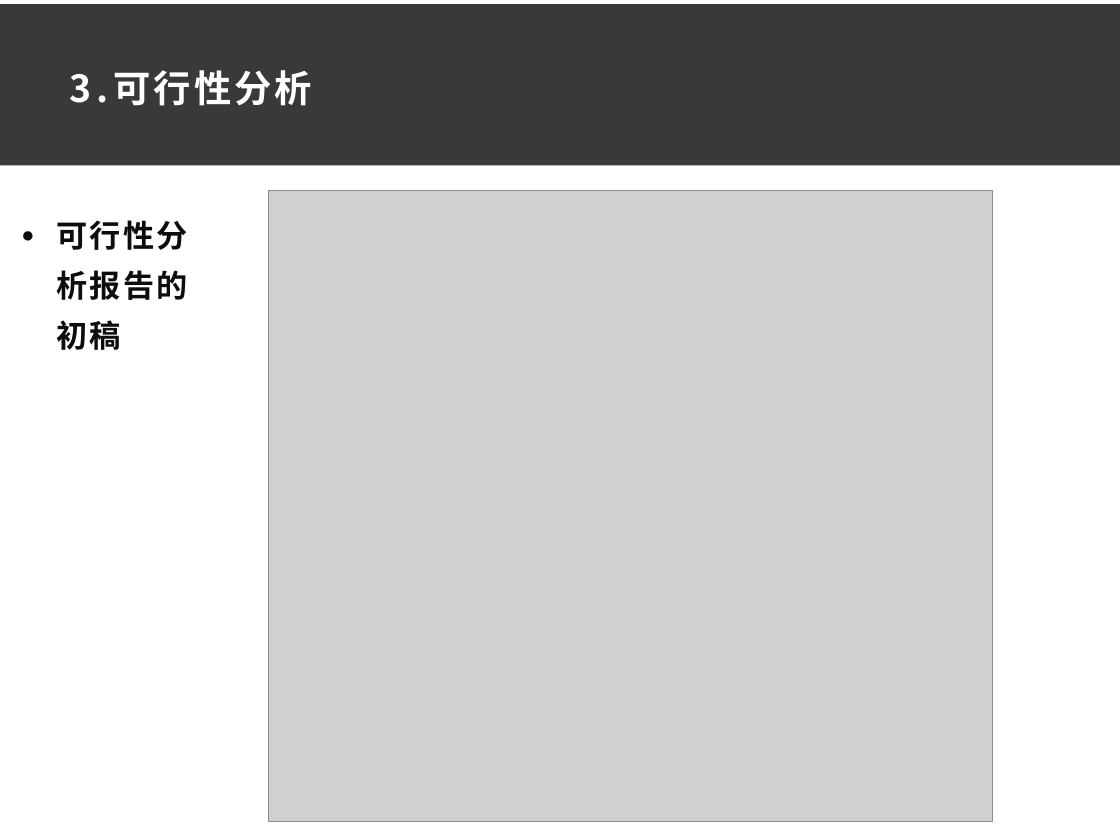
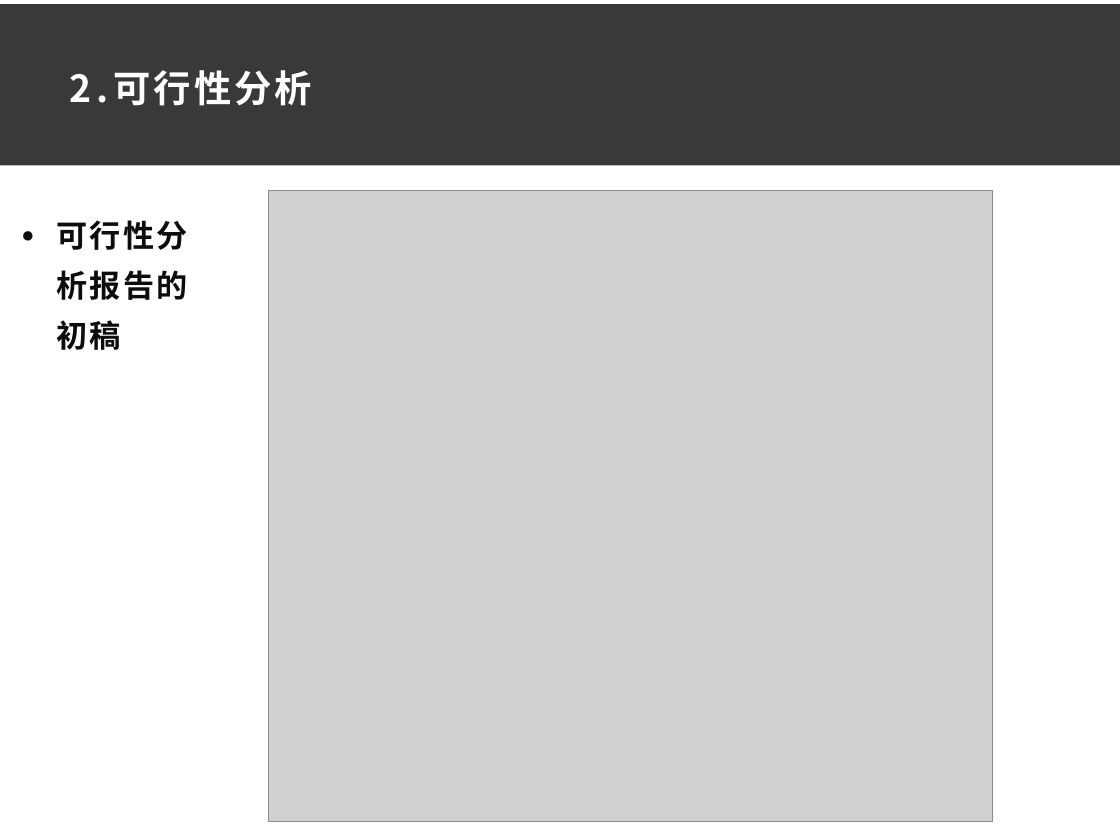
Before and after one commit to ConstanTWT/SE2020-G01, a slide deck: slide 9 of 项目计划书/G01小组项目计划PPT0.1.pptx (slide 12 before the commit). Drawn at 1120x840 pixels with LibreOffice and Linux fonts; fonts in the diff are those of the drawing; grey boxes stand for pictures. Boxes give left, top, right and bottom in pixels: in the first picture for what was removed or moved away, otherwise in the second. Text is boxed around its words. In the diff, an @@ line names an element or a change of style, - is before the commit and + after.

```diff
--- a/项目计划书/G01小组项目计划PPT0.1.pptx
+++ b/项目计划书/G01小组项目计划PPT0.1.pptx
@@ text at (70,70,312,106): text changed @@
-3.可行性分析
+2.可行性分析
```
Also in this commit, not shown: 5 other slides changed, 5 slides added, 4 slides removed, 2 other files.
